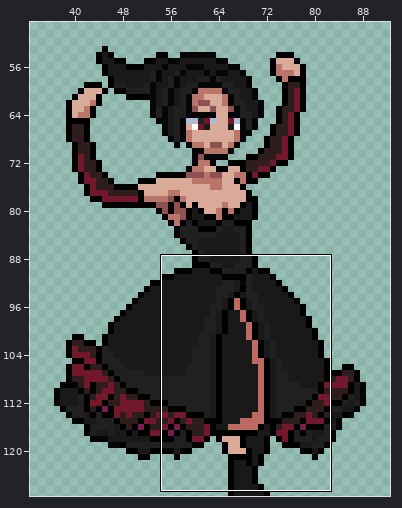
Two states of a sprite sheet, imgs/carmilla/jumping/carmilla-jumping005.png. Above: a wide view before the commit, with the close-up outlined.
Close-up. Before the commit:
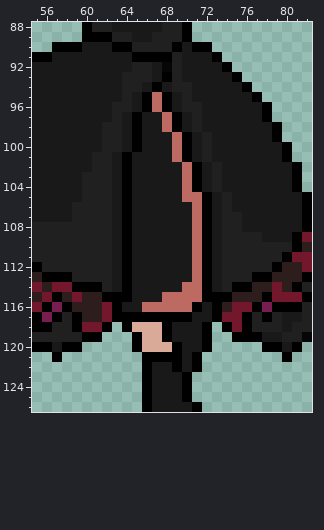
The file is 128x128 pixels. Shown: x 55..82, y 88..126. The wide view leaves out empty margins.
And afterwards:
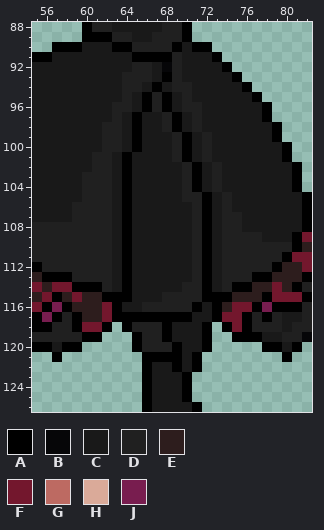
Palette (. is transparent): A #000000  B #060608  C #191919  D #202020  E #2d1d1d  F #73172d  G #bd6a62  H #daaa99  J #781d4f
Changes in this commit:
Colour G gives way to colour D in rows 95 to 96 at x 67; in rows 97 to 98 at x 68; in rows 99 to 101 at x 69; in rows 102 to 104 at x 70; in row 105 at x 70 to 71; in rows 106 to 113 at x 71.
Colour G gives way to colour D in row 114 at x 70 to 71; in row 115 at x 68 to 71; in row 116 at x 66 to 70.
Colour H gives way to colour D in row 118 at x 65 to 67; in row 119 at x 66 to 67; in row 120 at x 66 to 68.
Boxes around the changes in both close-ups, in picture pixels (x1, y1, x2, y2):
changed: (132, 92, 202, 352)
